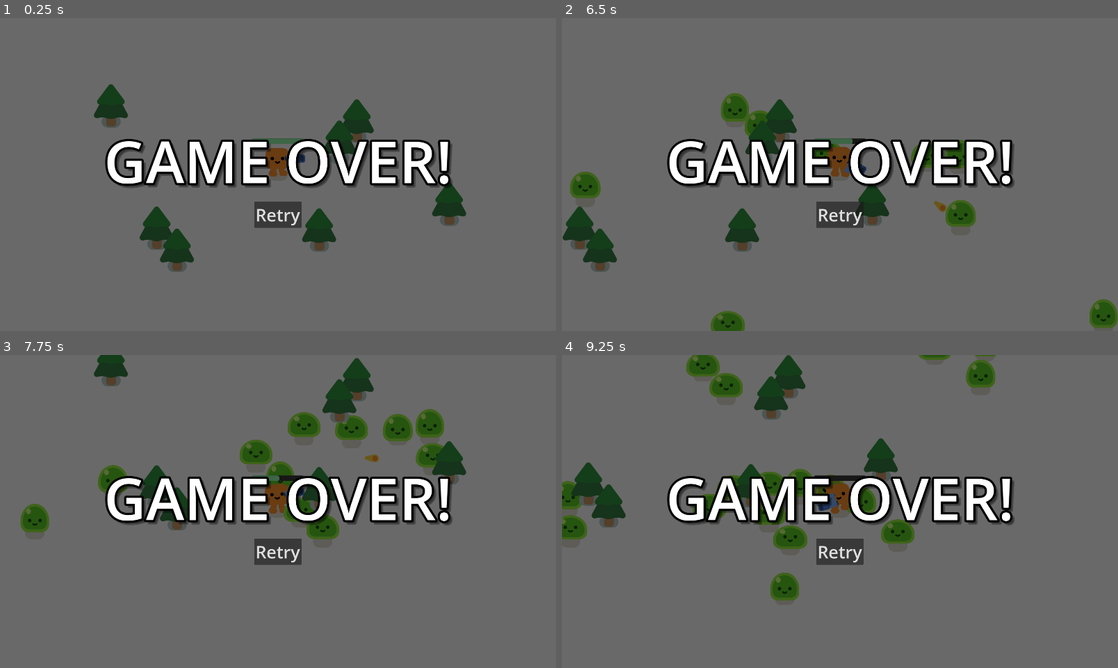
Above: before the commit, frames 1-4 (two rows, left to right).
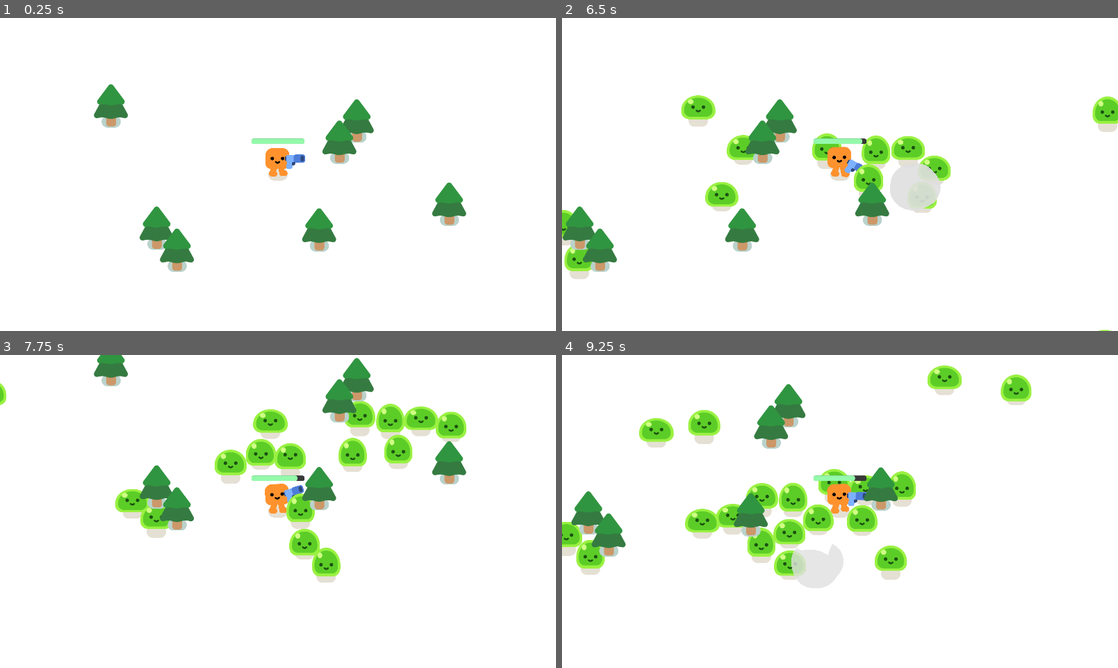
Above: after the commit, the same moments.

Repository: CarlsnOP/Slime-Slaughter
Game: Godot game, scene res://Game/game.tscn
Same seed, same stepped clock (60 frames per second), same inputs: the game is played once before the commit and once after it.
Inputs (mouse positions are in pixels of both pictures, inside the frame that each line leads up to):
- Up to frame 1 (0.25 s): no input
- Up to frame 2 (6.5 s): click (840, 215) at 0.5 s, where only the run before the commit has a clickable "Retry"; click (840, 215) at 1.25 s, where only the run before the commit has a clickable "Retry"; click (840, 215) at 2 s, where only the run before the commit has a clickable "Retry"; hold D (move_right) 2.78-3.53 s; hold S (move_down) 3.53-4.28 s; hold D (move_right) 4.28-5.03 s; hold W (move_up) 5.03-5.78 s; hold A (move_left) from 5.78 s (still down)
- Up to frame 3 (7.75 s): release A (move_left) at 7.28 s; hold S (move_down) from 7.28 s (still down)
- Up to frame 4 (9.25 s): release S (move_down) at 8.03 s; hold D (move_right) 8.03-8.78 s; hold W (move_up) from 8.78 s (still down)

The runs differ from the first frame. In frame 1, 97% of the frame differs, in the area x 0-100%, y 0-100%; in frame 2, 98%; in frame 3, 98%; in frame 4, 98%.

Commit message:
Small fixes

Diff:
--- a/Game/game.gd
+++ b/Game/game.gd
@@ -1,6 +1,5 @@
 extends Node2D
 
-var _game_over: bool = false
 
 func spawn_mob() -> void:
 	var _new_monster = preload("res://Monster/monster.tscn").instantiate()
@@ -12,7 +11,6 @@
 	spawn_mob()
 
 func _on_player_health_depleted():
-	_game_over = true
 	%GameOver.visible = true
 	get_tree().paused = true
 
--- a/Game/game.tscn
+++ b/Game/game.tscn
@@ -71,6 +71,7 @@
 [node name="GameOver" type="CanvasLayer" parent="."]
 unique_name_in_owner = true
 process_mode = 3
+visible = false
 
 [node name="ColorRect" type="ColorRect" parent="GameOver"]
 anchors_preset = 15
--- a/scenes/Player/player.gd
+++ b/scenes/Player/player.gd
@@ -5,7 +5,7 @@
 
 @onready var happy_boo = %HappyBoo
 
-const DAMAGE_RATE: = 50.0
+const DAMAGE_RATE: = 5.0
 
 var _health: float = 100.0
 var _speed: float = 600.0
